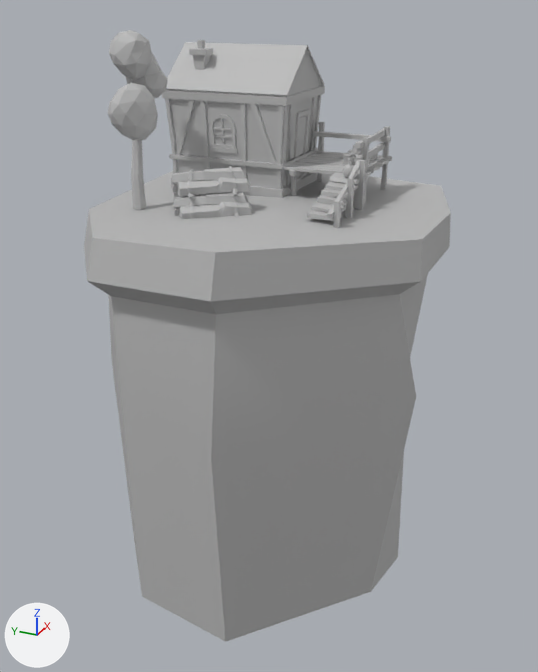
The FBX model Assets/Assets3D/ENV/Terrazza/ENV_terrazza_tetto_verde.fbx: old version first, new version second.
Rendered twice from a 50 mm lens placed at (-26.39, -5.88, 19.56), pointed at (-5.29, 3.61, 9.01). Lighting does not change. The marker at lower left points along +X, +Y and +Z. Where no turn or scale is listed for an object, it has been applied to the vertices. Vertices at the same position are counted once.

Objects in the first picture: 'terrazza_tetto_verde'.
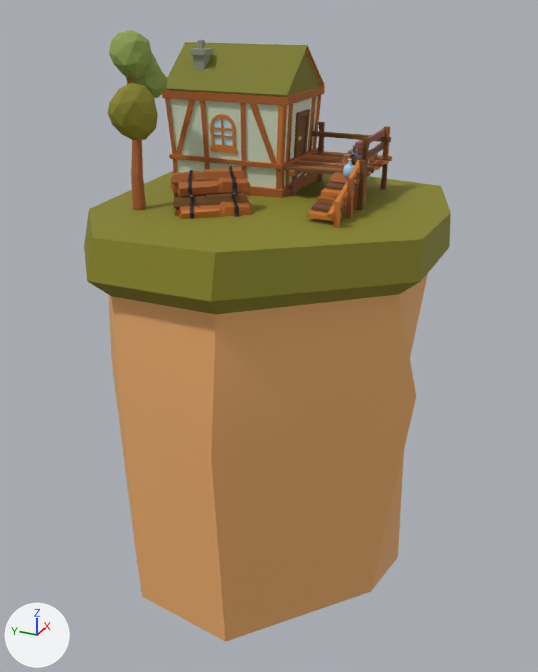
The change, as a diff of the scene's bpy script:
```diff
--- a/Assets/Assets3D/ENV/Terrazza/ENV_terrazza_tetto_verde.fbx.py
+++ b/Assets/Assets3D/ENV/Terrazza/ENV_terrazza_tetto_verde.fbx.py
@@ img_palette_prova_1_jpg @@
+img_palette_prova_1_jpg = load_image('palette prova 1.jpg', '../../../Materials/palette_gradient/palette prova 1.jpg', 652, 425, 'sRGB')
@@ mat_blinn1 @@
+mat_blinn1 = principled_material('blinn1')
+mat_blinn1.texture = img_palette_prova_1_jpg
+mat_blinn1.roughness = 0.749
@@ me_mesh @@
 # used by ob_terrazza_tetto_verde; location = (0.0, 0.0, 0.0)
-me_mesh.from_pydata(...)  # 6882 vertices, 6384 faces; spans x -10.9..0.5, y -1.8..9.3, z 0.0..18.7
+me_mesh.from_pydata(...)  # 6846 vertices, 6337 faces; spans x -10.9..0.5, y -1.8..9.3, z 0.0..18.7
+# me_mesh part 1
+# 36 vertices are removed from x -4.3, y 5.3..6.0, z 15.0..16.0
+# 99 faces are deleted
+# 52 new faces join them
+# me_mesh part 2: 6288 faces spanning x -10.9..0.5, y -1.8..9.3, z 0.0..18.7 switch from mat_lambert1 (grey #bcbcbc) to mat_blinn1 (picture img_palette_prova_1_jpg)
```

Where the change shows, as pixel boxes [x1, y1, x2, y2] in the pictures (538 x 672 px):
part 1 of me_mesh, cut back
    both: [211, 119, 236, 153]
part 2 of me_mesh, recoloured
    both: [84, 30, 451, 642]
